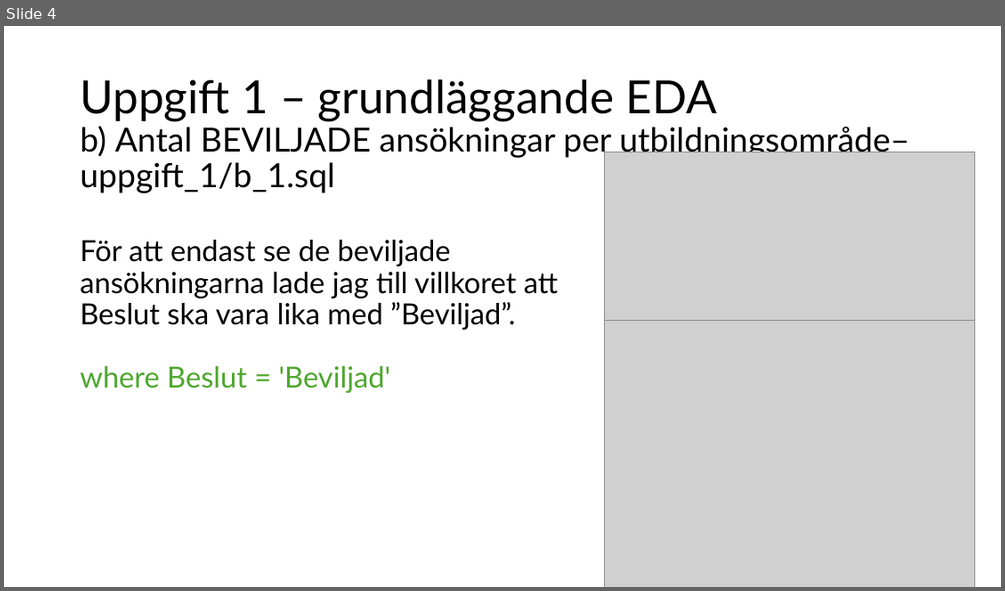
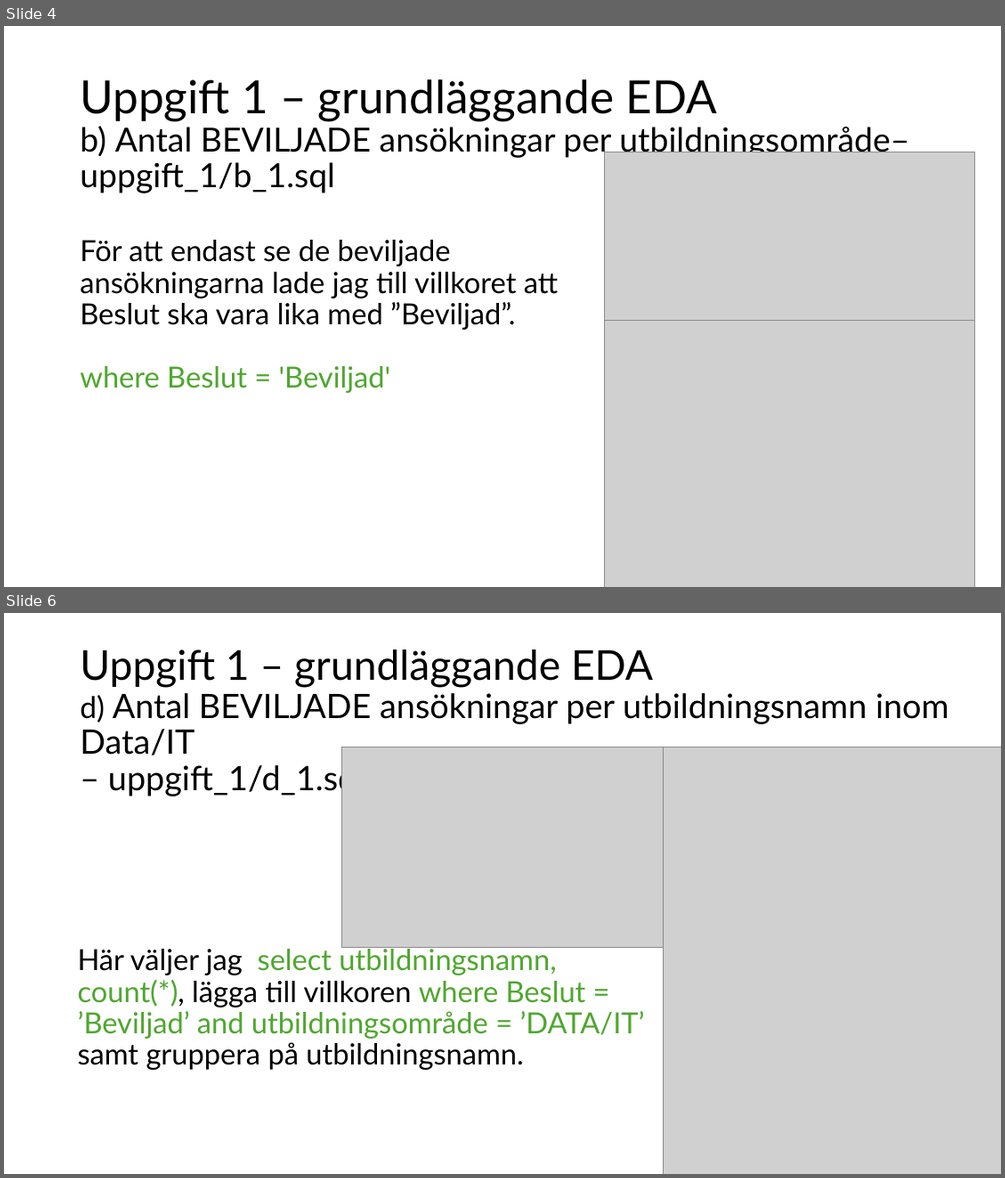
Before and after one commit to dosselicious/the_skool_jens_dossel, a slide deck: The Skool - Jens Dossel.pptx. Shown one above the other, each under a label of ours: slide 4 before the commit, slides 4 and 6 after it; the slides between them are not shown. The pictures are 1005x591 and 1005x1178 pixels, drawn with LibreOffice and Linux fonts; fonts in the diff are those of the drawing; grey boxes stand for pictures. Boxes give left, top, right and bottom in pixels: in the first picture for what was removed or moved away, otherwise in the second. Text is boxed around its words. In the diff, an @@ line names an element or a change of style, - is before the commit and + after.

```diff
--- a/The Skool - Jens Dossel.pptx
+++ b/The Skool - Jens Dossel.pptx
@@ slide 6 added at box(4, 613, 1001, 1174), background #FFFFFF @@
@@ title added at box(80, 649, 949, 796), 32.4 pt, text #000000 @@
+Uppgift 1 – grundläggande EDA
+d) Antal BEVILJADE ansökningar per utbildningsnamn inom Data/IT
+– uppgift_1/d_1.sql
@@ picture added at box(341, 747, 689, 948) @@
@@ picture added at box(663, 747, 1001, 1174) @@
@@ text added at box(78, 945, 645, 1070), 28 pt, text #4EA72E @@
+Här väljer jag select utbildningsnamn, count(*), lägga till villkoren where Beslut = ’Beviljad’ and utbildningsområde = ’DATA/IT’ samt gruppera på utbildningsnamn.
```
Also in this commit, not shown: 4 other slides added.
